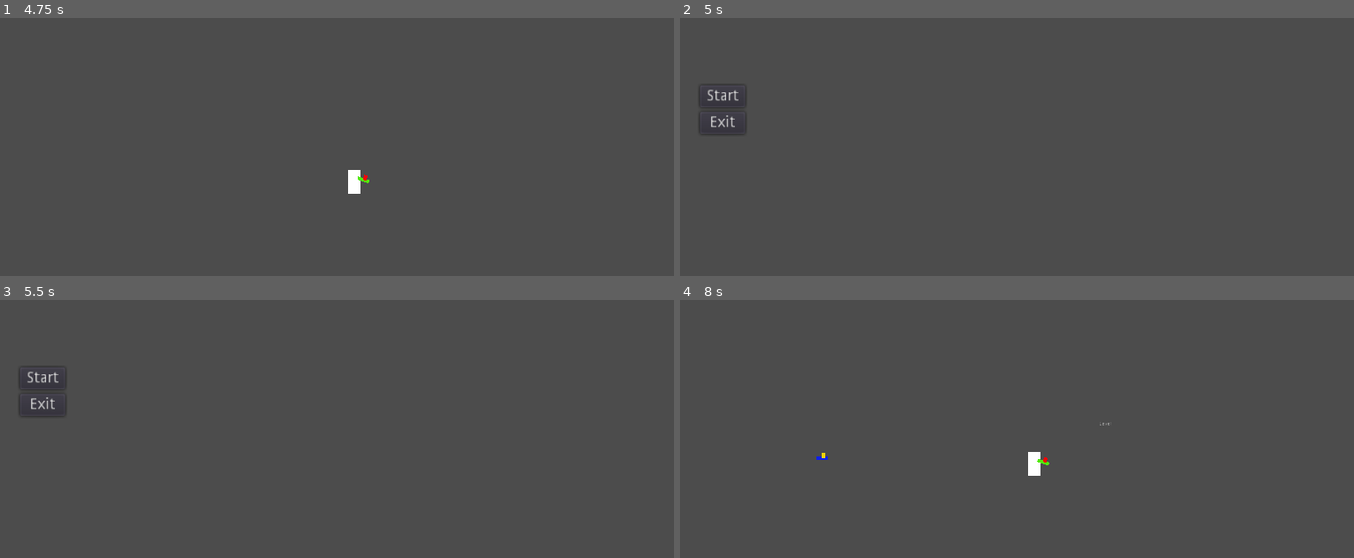
Above: before the commit, frames 1-4 (two rows, left to right).
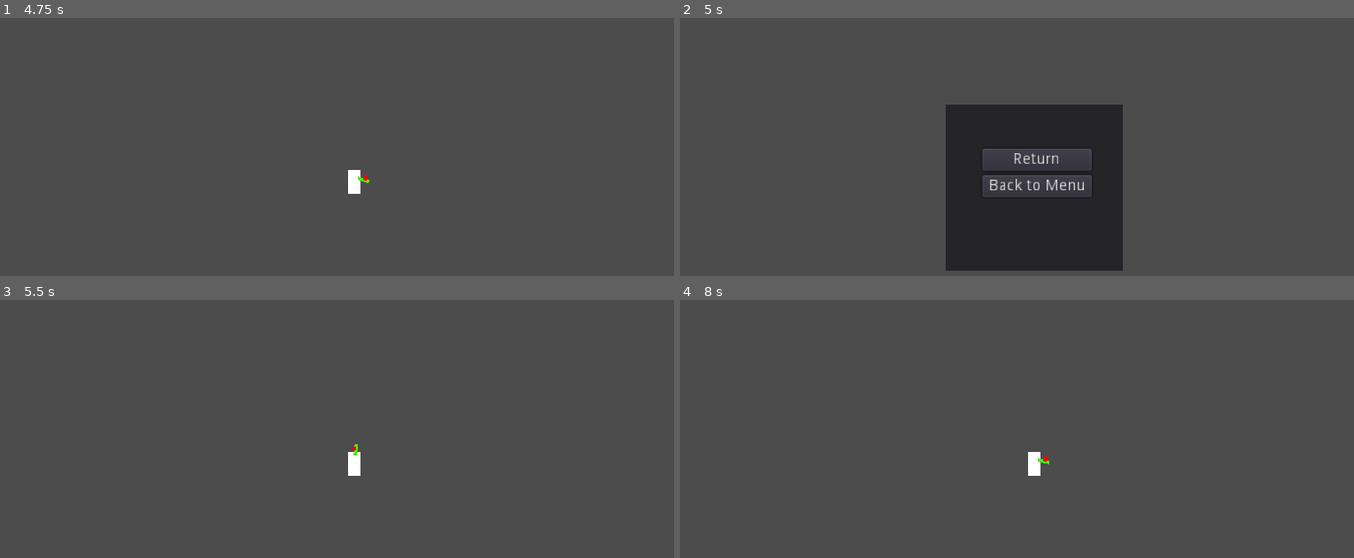
Above: after the commit, the same moments.

Repository: LuizzDutra/Remorse-of-Blue-Pen
Game: Godot game, scene res://Base.tscn
Two runs of this game, one before a commit and one after it. Both use one fixed random seed, a clock stepped at 60 frames per second and the inputs below.
Inputs (mouse positions are in pixels of both pictures, inside the frame that each line leads up to):
- Up to frame 1 (4.75 s): click "Start" at 0.5 s; tap Enter at 1.25, 2.75, 4.25 s; move the mouse to (512, 167) at 1.27 s; hold Shift (dash) 1.28-2.03 s; hold D (move_right) 1.28-2.78 s; tap W (jump) at 1.52, 2.27, 3.77, 4.52 s; tap Space at 2, 3.5 s; move the mouse to (215, 206) at 2.02 s; tap E (interact) at 2.1, 4.35 s; move the mouse to (424, 100) at 2.77 s; hold A (move_left) 2.78-3.53 s; click (424, 100) at 2.85 s; move the mouse to (316, 268) at 3.52 s; hold D (move_right) from 3.53 s (still down); tap Shift (dash) at 3.6 s; move the mouse to (566, 247) at 4.27 s
- Up to frame 2 (5 s): keep holding D (move_right); tap Escape (ui_cancel) at 4.9 s
- Up to frame 3 (5.5 s): release D (move_right) at 5 s; click (357, 441) at 5 s, where only the run after the commit has a clickable "Return"
- Up to frame 4 (8 s): click (720, 377) at 5.75 s, where only the run before the commit has a clickable "Start"; tap Space at 6.5 s; move the mouse to (821, 410) at 6.52 s; hold A (move_left) 6.53-7.28 s; click (821, 410) at 6.6 s; tap W (jump) at 6.77 s; move the mouse to (1070, 470) at 7.27 s; hold D (move_right) from 7.28 s (still down); hold Shift (dash) from 7.28 s (still down)

Frame 1 is identical in both runs. In frame 2, 15% of the frame differs, in the area x 2-66%, y 27-98%; in frame 3, 0.4%; in frame 4, less than 0.1%.

Commit message:
basic menu system

Diff:
--- a/Base.tscn
+++ b/Base.tscn
@@ -7,6 +7,5 @@
 script = ExtResource( 1 )
 
 [node name="Menu" parent="." instance=ExtResource( 2 )]
-visible = true
 
 [connection signal="start_game" from="Menu" to="." method="_on_Menu_start_game"]
--- a/Scenes/Game.tscn
+++ b/Scenes/Game.tscn
@@ -8,4 +8,58 @@
 
 [node name="Hub" parent="." instance=ExtResource( 1 )]
 
+[node name="CanvasLayer" type="CanvasLayer" parent="."]
+
+[node name="Menu" type="Control" parent="CanvasLayer"]
+visible = false
+anchor_right = 1.0
+anchor_bottom = 1.0
+
+[node name="Panel" type="Panel" parent="CanvasLayer/Menu"]
+anchor_left = 0.5
+anchor_top = 0.5
+anchor_right = 0.5
+anchor_bottom = 0.5
+margin_left = -240.0
+margin_top = -225.0
+margin_right = 240.0
+margin_bottom = 225.0
+
+[node name="GridContainer" type="GridContainer" parent="CanvasLayer/Menu"]
+anchor_left = 0.5
+anchor_top = 0.5
+anchor_right = 0.5
+anchor_bottom = 0.5
+margin_left = -141.0
+margin_top = -106.0
+margin_right = -42.0
+margin_bottom = -38.0
+grow_horizontal = 2
+grow_vertical = 2
+rect_scale = Vector2( 3, 3 )
+__meta__ = {
+"_edit_group_": true
+}
+
+[node name="Return" type="Button" parent="CanvasLayer/Menu/GridContainer"]
+margin_right = 99.0
+margin_bottom = 20.0
+text = "Return"
+
+[node name="BackToHub" type="Button" parent="CanvasLayer/Menu/GridContainer"]
+visible = false
+margin_top = 24.0
+margin_right = 99.0
+margin_bottom = 44.0
+text = "Back to Hub"
+
+[node name="BackToMenu" type="Button" parent="CanvasLayer/Menu/GridContainer"]
+margin_top = 24.0
+margin_right = 99.0
+margin_bottom = 44.0
+text = "Back to Menu"
+
 [connection signal="level_entered" from="Hub" to="." method="_on_Hub_level_entered"]
+[connection signal="pressed" from="CanvasLayer/Menu/GridContainer/Return" to="." method="_on_Return_pressed"]
+[connection signal="pressed" from="CanvasLayer/Menu/GridContainer/BackToHub" to="." method="_on_BackToHub_pressed"]
+[connection signal="pressed" from="CanvasLayer/Menu/GridContainer/BackToMenu" to="." method="_on_BackToMenu_pressed"]
--- a/Scripts/Game.gd
+++ b/Scripts/Game.gd
@@ -1,6 +1,8 @@
 extends Node
 
 var hub_scene = load("res://Scenes/Levels/Hub.tscn")
+
+onready var menu = $CanvasLayer/Menu
 
 func _on_Hub_level_entered(loaded_level):
 	$Hub.queue_free()
@@ -9,11 +11,24 @@
 
 func _unhandled_input(event):
 	if event.is_action("ui_cancel"):
-		if event.is_pressed() and not has_node("Hub"):
-			for i in get_children():
-				i.queue_free()
-			var hub = hub_scene.instance()
-			add_child(hub)
-			hub.connect("level_entered", self, "_on_Hub_level_entered")
-		elif event.is_pressed() and has_node("Hub"):
-			get_tree().change_scene("res://Base.tscn")
+		if event.is_pressed():
+			if menu.visible:
+				menu.visible = false
+			elif not menu.visible:
+				menu.visible = true
+				if has_node("Hub"):
+					menu.get_node("GridContainer/BackToHub").visible = false
+				else:
+					menu.get_node("GridContainer/BackToHub").visible = true
+
+
+func _on_BackToMenu_pressed():
+	get_tree().change_scene("res://Base.tscn")
+
+
+func _on_BackToHub_pressed():
+	get_tree().change_scene("res://Scenes/Game.tscn")
+
+
+func _on_Return_pressed():
+	menu.visible = false
--- a/Scripts/Hub.gd
+++ b/Scripts/Hub.gd
@@ -3,7 +3,6 @@
 signal level_entered(loaded_level)
 
 func _ready():
-	print("ha")
 	for area in $LevelAreas.get_children():
 		area.connect("level_entered", self, "_on_LevelEnterArea_level_entered")
 
